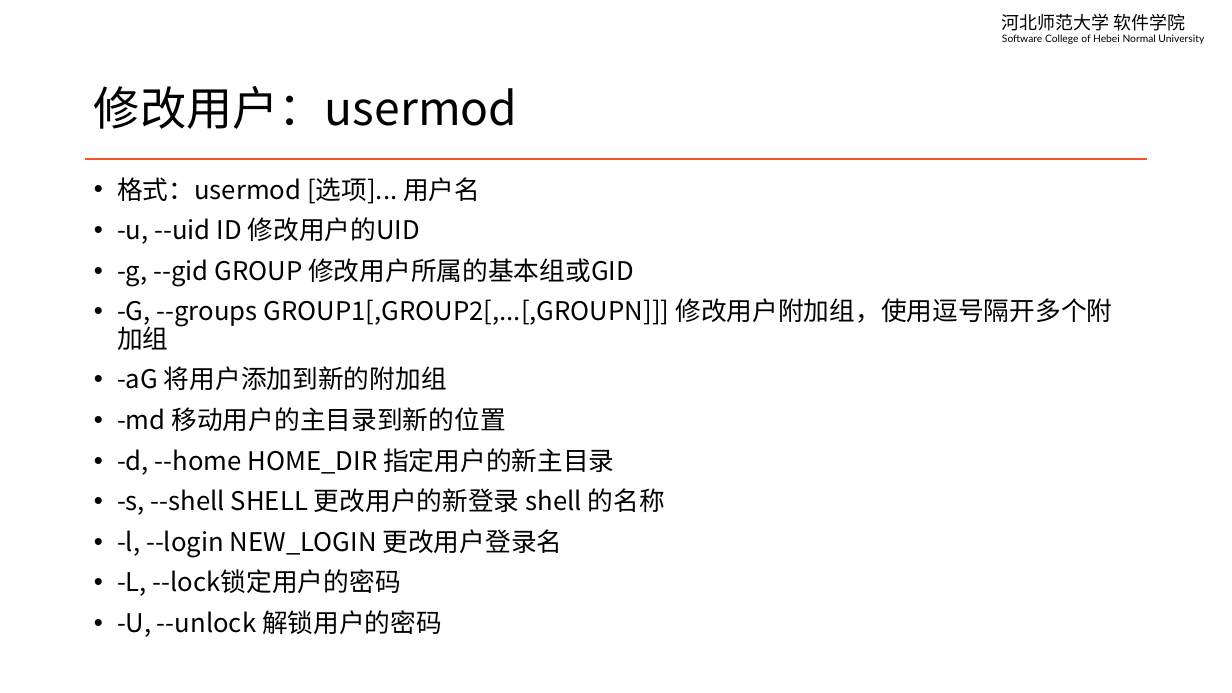
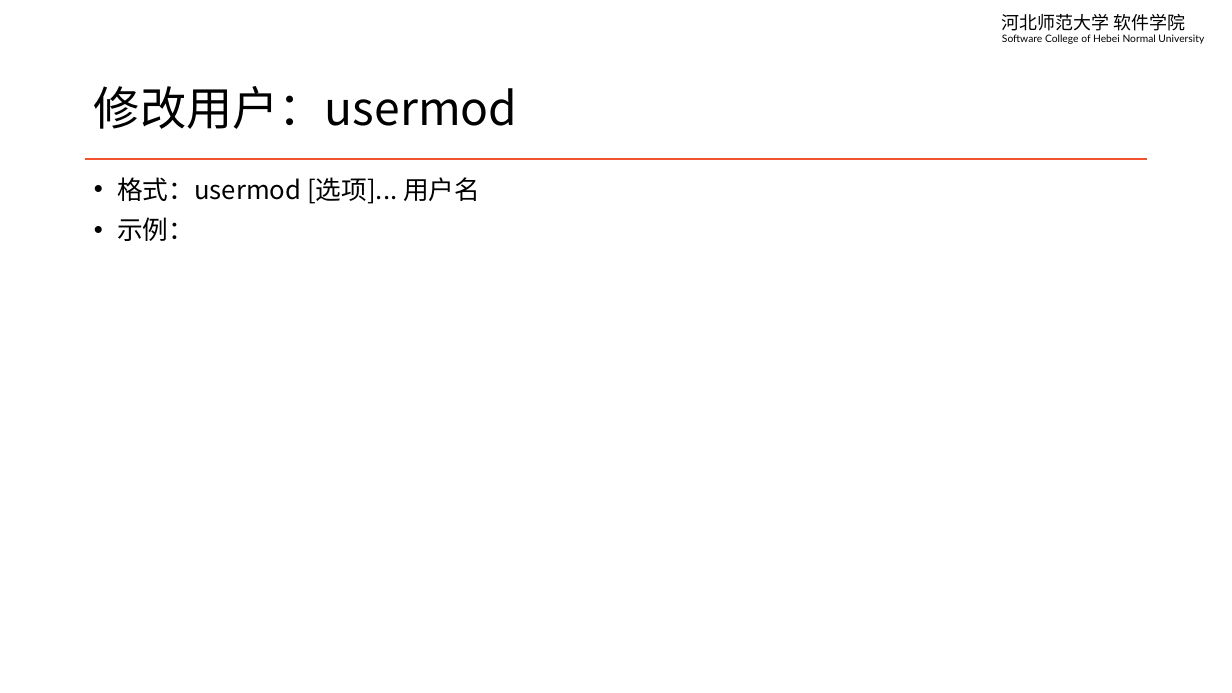
Before and after one commit to edu2act/course-linux-system, a slide deck: slide 16 of materials/slides/ch05-user-managment.pptx. Drawn at 1232x693 pixels with LibreOffice and Linux fonts; fonts in the diff are those of the drawing. Boxes give left, top, right and bottom in pixels: in the first picture for what was removed or moved away, otherwise in the second. Text is boxed around its words. In the diff, an @@ line names an element or a change of style, - is before the commit and + after.

```diff
--- a/materials/slides/ch05-user-managment.pptx
+++ b/materials/slides/ch05-user-managment.pptx
@@ text at <box>117,217,194,241</box>: text changed @@
-• -u, --uid ID 修改用户的UID
-• -g, --gid GROUP 修改用户所属的基本组或GID
-• -G, --groups GROUP1[,GROUP2[,...[,GROUPN]]] 修改用户附加组，使用逗号隔开多个附加组
-• -aG 将用户添加到新的附加组
-• -md 移动用户的主目录到新的位置
-• -d, --home HOME_DIR 指定用户的新主目录
-• -s, --shell SHELL 更改用户的新登录 shell 的名称
-• -l, --login NEW_LOGIN 更改用户登录名
-• -L, --lock锁定用户的密码
-• -U, --unlock 解锁用户的密码
+• 示例：
```
Also in this commit, not shown: 1 other slide changed, 1 slide removed, 12 other files.
